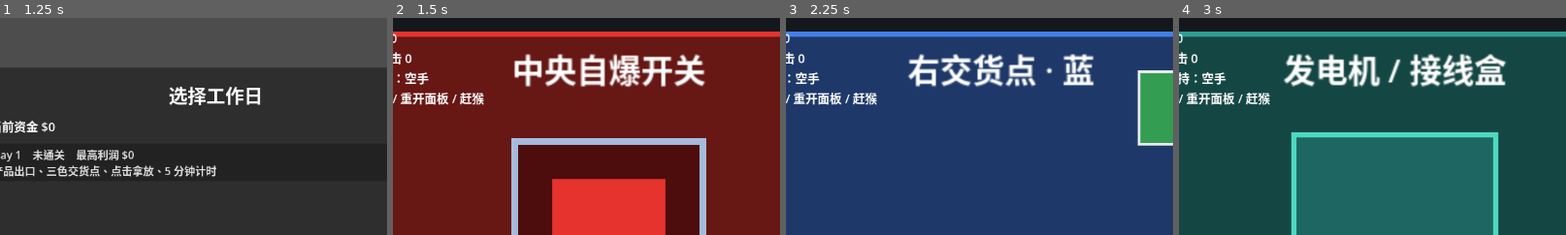
Above: before the commit, frames 1-4 (left to right).
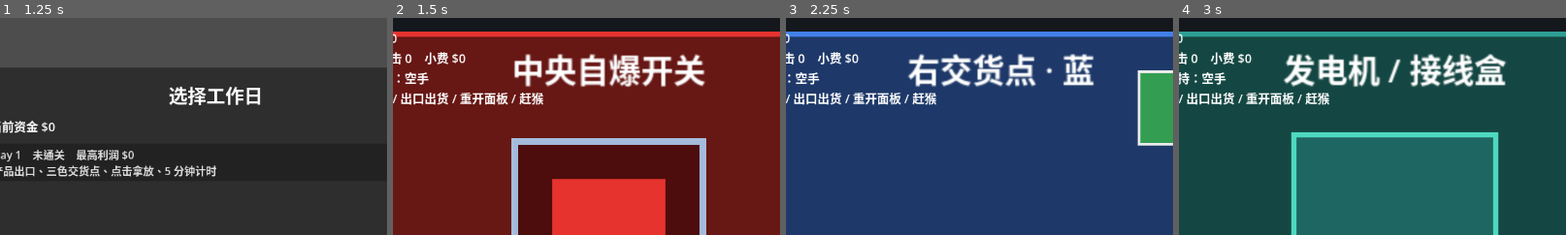
Above: after the commit, the same moments.

Repository: Zhi-Liao-jz/gamejam
Game: Godot game, scene res://scenes/menu/main_menu.tscn
The game is run twice, just before and just after one commit, with the same random seed, the same clock (stepped at 60 frames per second) and the same inputs.
Inputs (mouse positions are % of the whole screen's width and height, from its top left):
- Up to frame 1 (1.25 s): click "新游戏" at 0.5 s
- Up to frame 2 (1.5 s): click "Day 1 未通关 最高利润 $0 产品出口、三色交货点、…" at 1.25 s
- Up to frame 3 (2.25 s): tap Enter at 2 s; move the mouse to (72, 45) at 2.02 s; hold D (move_right) from 2.03 s (still down); tap E (interact) at 2.1 s; click (72, 45) at 2.17 s
- Up to frame 4 (3 s): tap Space (ui_select) at 2.27 s; tap R (retry) at 2.75 s; move the mouse to (30, 55) at 2.77 s; release D (move_right) at 2.78 s; hold S (move_down) from 2.78 s (still down); tap N (next_day) at 2.85 s
The pictures show only the part of the screen within x 22-72%, y 0-50%; the shares and areas given below are measured in that part.

Frame 1 is identical in both runs. In frame 2, 1.6% of the frame differs, in the area x 2-39%, y 15-41%; in frame 3, 1.6%; in frame 4, 1.6%.

Commit message:
重构产品经济与出口出货

Diff:
--- a/global/ledger.gd
+++ b/global/ledger.gd
@@ -1,16 +1,26 @@
 extends Node
-## 2.0 九宫格玩法的当天账本（autoload 名: Ledger）：倒计时 / 利润 / 交货 / 工作阶段标记。
+## 2.0 九宫格玩法的当天账本（autoload 名: Ledger）：倒计时 / 利润 / 经济明细 / 工作阶段标记。
 ## 与 Game 分离——Game 持有跨天的 day/money/存档，本账本只管"当天工作"的瞬时经济。
 
-const PRODUCT_VALUE: int = 20  # 单个产品交货收入
 const DAY_DURATION: float = 300.0  # 正式版每天固定 5 分钟
 const BASE_QUOTA: int = 5  # 第 1 天的交货目标
 const QUOTA_PER_DAY: int = 2  # 之后每天目标递增
+const MIN_PRODUCT_COST: int = 5
+const MAX_PRODUCT_COST: int = 15
+const MIN_BASE_REWARD: int = 15
+const MAX_BASE_REWARD: int = 40
+const COMBO_TIP_STEP: int = 2
+const COMBO_TIP_CAP: int = 20
 
 var time_left: float = DAY_DURATION
 var profit_today: int = 0
 var combo_count: int = 0
 var delivered_today: int = 0  # 当天已交货数量
+var base_reward_today: int = 0
+var product_cost_today: int = 0
+var combo_tip_today: int = 0
+var wrong_delivery_today: int = 0
+var damaged_delivery_today: int = 0
 var working_active: bool = false  # 当前是否"工作中"阶段（产品出口 / 拿放据此启停）
 var day_failed: bool = false  # 当天是否已失败（自爆引爆触发；DayManager 据此转 Failed）
 var power_on: bool = true  # 供电是否正常（发电机被切断则 false；产品出口/加热台据此停摆）
@@ -26,11 +36,61 @@
 	return delivered_today >= quota_today()
 
 
-## 记一次成功交货（累加数量与收入；收入结算时入账）。
-func deliver(value: int) -> void:
+## 随机生成一个产品成本。
+func roll_product_cost() -> int:
+	return randi_range(MIN_PRODUCT_COST, MAX_PRODUCT_COST)
+
+
+## 随机生成一个产品基础收益。
+func roll_product_reward() -> int:
+	return randi_range(MIN_BASE_REWARD, MAX_BASE_REWARD)
+
+
+## 当前连击数对应的小费；成功交货后才增加连击。
+func current_combo_tip() -> int:
+	return mini(combo_count * COMBO_TIP_STEP, COMBO_TIP_CAP)
+
+
+## 记一次成功交货：基础收益 - 成本 + 连击小费。返回本次利润变化。
+func deliver(product: Product) -> int:
+	var tip := current_combo_tip()
+	var delta := product.base_reward - product.cost + tip
 	delivered_today += 1
-	profit_today += value
+	base_reward_today += product.base_reward
+	product_cost_today += product.cost
+	combo_tip_today += tip
+	profit_today += delta
 	combo_count += 1
+	return delta
+
+
+## 记一次错误交付：扣成本并中断连击。返回本次利润变化。
+func record_wrong_delivery(product: Product, is_damaged: bool = false) -> int:
+	var delta := -product.cost
+	product_cost_today += product.cost
+	profit_today += delta
+	combo_count = 0
+	if is_damaged:
+		damaged_delivery_today += 1
+	else:
+		wrong_delivery_today += 1
+	return delta
+
+
+## 当天结算面板使用的数据包。
+func summary_data() -> Dictionary:
+	return {
+		"day": Game.day,
+		"delivered": delivered_today,
+		"quota": quota_today(),
+		"profit": profit_today,
+		"combo": combo_count,
+		"base_reward": base_reward_today,
+		"cost": product_cost_today,
+		"tip": combo_tip_today,
+		"wrong": wrong_delivery_today,
+		"damaged": damaged_delivery_today,
+	}
 
 
 ## 推进当天倒计时。返回当天是否到点结束。
@@ -47,6 +107,11 @@
 	profit_today = 0
 	combo_count = 0
 	delivered_today = 0
+	base_reward_today = 0
+	product_cost_today = 0
+	combo_tip_today = 0
+	wrong_delivery_today = 0
+	damaged_delivery_today = 0
 	day_failed = false
 	power_on = true
 
--- a/scenes/main_grid.tscn
+++ b/scenes/main_grid.tscn
@@ -63,17 +63,17 @@
 theme_override_font_sizes/font_size = 18
 
 [node name="SummaryPanel" type="Panel" parent="UI/GridHud"]
-offset_left = 340.0
-offset_top = 170.0
-offset_right = 760.0
-offset_bottom = 400.0
+offset_left = 310.0
+offset_top = 130.0
+offset_right = 810.0
+offset_bottom = 470.0
 mouse_filter = 2
 
 [node name="Label" type="Label" parent="UI/GridHud/SummaryPanel"]
 offset_left = 24.0
 offset_top = 24.0
-offset_right = 396.0
-offset_bottom = 206.0
+offset_right = 476.0
+offset_bottom = 316.0
 theme_override_font_sizes/font_size = 20
 horizontal_alignment = 1
 vertical_alignment = 1
--- a/scripts/day/grid_settlement.gd
+++ b/scripts/day/grid_settlement.gd
@@ -4,14 +4,7 @@
 
 func enter(_msg: Dictionary = {}) -> void:
 	Ledger.working_active = false
-	var data := {
-		"day": Game.day,
-		"delivered": Ledger.delivered_today,
-		"quota": Ledger.quota_today(),
-		"profit": Ledger.profit_today,
-		"combo": Ledger.combo_count,
-	}
-	EventBus.push_event("day_summary", data)
+	EventBus.push_event("day_summary", Ledger.summary_data())
 
 
 func update(_delta: float) -> void:
--- a/scripts/entities/hand.gd
+++ b/scripts/entities/hand.gd
@@ -6,6 +6,7 @@
 var _held: Product = null
 
 @onready var room_manager := get_node("../RoomManager") as RoomManager
+@onready var product_exit := get_node("../ProductExit") as ProductExit
 
 
 func _ready() -> void:
@@ -24,10 +25,11 @@
 	if click == null or click.button_index != MOUSE_BUTTON_LEFT or not click.pressed:
 		return
 	var pos := get_global_mouse_position()
-	# 点击优先级：赶猴子 > 重开面板 > 重置自爆 > 修发电机 > 拿放产品（持有产品时也能先处理威胁）
+	# 点击优先级：赶猴子 > 重开面板 > 出口按钮 > 重置自爆 > 修发电机 > 拿放产品
 	if (
 		_try_shoo_monkey(pos)
 		or _try_open_panel(pos)
+		or _try_spawn_from_exit(pos)
 		or _try_reset_self_destruct(pos)
 		or _try_repair_power(pos)
 	):
@@ -60,6 +62,18 @@
 	if panel == null:
 		return false
 	panel.open()
+	return true
+
+
+## 点击产品出口面板按钮 → 生成一个产品；失败也消费这次点击，避免误拿面板下的产品。
+func _try_spawn_from_exit(world_pos: Vector2) -> bool:
+	var room := room_manager.current_room_node()
+	if room == null or room.role != &"product_exit":
+		return false
+	if not room.has_panel() or not room.control_panel.global_rect().has_point(world_pos):
+		return false
+	if product_exit != null:
+		product_exit.try_spawn_product()
 	return true
 
 
@@ -104,16 +118,16 @@
 	if room == null:
 		return
 	if room.is_delivery():
-		if room.color_key == _held.color_key:
-			if not room.panel_open():
-				return  # 面板被猴子关闭：放上去也不结算，保持持有，先去点面板重开
-			if not _held.is_deliverable():
-				return  # 生料需先去加热台 / 已烧焦报废：不结算，保持持有
-			Ledger.deliver(_held.value)
+		if not room.panel_open():
+			return  # 面板被猴子关闭：放上去也不结算，保持持有，先去点面板重开
+		if room.color_key == _held.color_key and _held.is_deliverable():
+			Ledger.deliver(_held)
 			SoundManager.play("boop")
-			_held.queue_free()
-			_clear_held()
-		# 颜色不符：保持持有，玩家自己换交货点（P1 不罚分）
+		else:
+			Ledger.record_wrong_delivery(_held, _held.is_damaged)
+			SoundManager.play("alarm")
+		_held.queue_free()
+		_clear_held()
 		return
 	# 非交货点房间：把产品放进当前房间
 	room.add_product(_held, room.contents.to_local(get_global_mouse_position()))
--- a/scripts/ui/grid_hud.gd
+++ b/scripts/ui/grid_hud.gd
@@ -119,8 +119,8 @@
 		warn += "\n⚡ 停电！产品出口 / 加热台停摆，切到右下修复"
 	info_label.text = (
 		(
-			"第 %d 天    剩余 %s    存款 $%d\n今日利润 $%d    交货 %d / %d    连击 %d\n监控中：%s    手持：%s\n"
-			+ "[WASD] 切监控    [左键] 拿放 / 重开面板 / 赶猴%s"
+			"第 %d 天    剩余 %s    存款 $%d\n今日利润 $%d    交货 %d / %d    连击 %d    小费 $%d\n监控中：%s    手持：%s\n"
+			+ "[WASD] 切监控    [左键] 拿放 / 出口出货 / 重开面板 / 赶猴%s"
 		)
 		% [
 			Game.day,
@@ -130,6 +130,7 @@
 			Ledger.delivered_today,
 			Ledger.quota_today(),
 			Ledger.combo_count,
+			Ledger.current_combo_tip(),
 			room_name,
 			_held_text,
 			warn,
@@ -156,8 +157,29 @@
 func _on_day_summary(data: Dictionary) -> void:
 	summary_panel.visible = true
 	summary_label.text = (
-		"第 %d 天 完成！\n\n交货 %d / %d\n当前连击 %d\n今日利润 $%d\n\n[N] 进入下一天"
-		% [data["day"], data["delivered"], data["quota"], data["combo"], data["profit"]]
+		(
+			"第 %d 天 完成！\n\n"
+			+ "交货 %d / %d\n"
+			+ "当前连击 %d\n"
+			+ "基础收益 +$%d\n"
+			+ "连击小费 +$%d\n"
+			+ "产品成本 -$%d\n"
+			+ "误交 %d    损坏 %d\n"
+			+ "今日利润 $%d\n\n"
+			+ "[N] 进入下一天"
+		)
+		% [
+			data["day"],
+			data["delivered"],
+			data["quota"],
+			data["combo"],
+			data["base_reward"],
+			data["tip"],
+			data["cost"],
+			data["wrong"],
+			data["damaged"],
+			data["profit"],
+		]
 	)
 
 
--- a/scripts/world/product.gd
+++ b/scripts/world/product.gd
@@ -1,6 +1,6 @@
 class_name Product
 extends Node2D
-## 待搬运的产品：有颜色，需送到同色交货点。部分产品是"生料"，需先在加热台加工才能交货（P4）。
+## 待搬运的产品：有颜色、成本和收益。部分产品是"生料"，需先在加热台加工才能交货。
 
 const SIZE := Vector2(60.0, 60.0)
 const HEAT_TIME := 3.0  # 生料加热到熟所需秒数
@@ -8,7 +8,10 @@
 
 var color_key: StringName = &""  # 颜色键：red / blue / green（与交货点房间匹配）
 var tint := Color.WHITE
-var value: int = 0
+var cost: int = 0
+var base_reward: int = 0
+var is_processed: bool = false
+var is_damaged: bool = false
 var current_room: int = -1
 var requires_heat: bool = false  # 是否生料（需加热才能交货）
 var heated: bool = false  # 是否已加热到熟
@@ -16,12 +19,20 @@
 var heat_progress: float = 0.0  # 在加热台累计受热时间
 
 
-## 写入产品的颜色、价值、是否生料。
-func setup(key: StringName, color: Color, product_value: int, raw: bool = false) -> void:
+## 写入产品的颜色、经济数值、是否生料。
+func setup(
+	key: StringName, color: Color, product_cost: int, product_reward: int, raw: bool = false
+) -> void:
 	color_key = key
 	tint = color
-	value = product_value
+	cost = product_cost
+	base_reward = product_reward
 	requires_heat = raw
+	is_processed = not raw
+	is_damaged = false
+	heated = false
+	burned = false
+	heat_progress = 0.0
 	queue_redraw()
 
 
@@ -32,7 +43,7 @@
 
 ## 是否可交货：未烧焦，且（无需加热 或 已加热）。
 func is_deliverable() -> bool:
-	return not burned and (not requires_heat or heated)
+	return not is_damaged and (not requires_heat or is_processed)
 
 
 ## 由加热台逐帧推进受热：到点变熟，再过头则烧焦。返回状态是否刚发生变化。
@@ -43,9 +54,11 @@
 	var changed := false
 	if not heated and heat_progress >= HEAT_TIME:
 		heated = true
+		is_processed = true
 		changed = true
 	elif heated and heat_progress >= HEAT_TIME + BURN_TIME:
 		burned = true
+		is_damaged = true
 		changed = true
 	queue_redraw()
 	return changed
--- a/scripts/world/product_exit.gd
+++ b/scripts/world/product_exit.gd
@@ -1,9 +1,8 @@
 class_name ProductExit
 extends Node2D
-## 产品出口：工作阶段定时在"产品出口"房间吐出随机颜色的产品。
-## 颜色取自当前交货点房间，保证每个产品都有对应交货点。P1 只做"定时出货 + 积压封顶"。
+## 产品出口：玩家或后续猴子点击出口按钮后，在"产品出口"房间生成随机颜色产品。
+## 颜色取自当前交货点房间，保证每个产品都有对应交货点。
 
-const SPAWN_INTERVAL := 3.0  # 出货间隔（秒）
 const MAX_WAITING := 4  # 出口房间内最多积压的产品数
 const SLOT_PER_ROW := 4  # 摆放槽位每行数量
 const SLOT_START_X := -180.0  # 出口房间内产品摆放起始 x（房间局部坐标）
@@ -11,52 +10,47 @@
 
 @export var product_scene: PackedScene
 
-var _timer: Timer
-
 @onready var room_manager := get_node("../RoomManager") as RoomManager
 
 
-func _ready() -> void:
-	EventBus.subscribe("work_started", _on_work_started)
-	_timer = Timer.new()
-	_timer.wait_time = SPAWN_INTERVAL
-	_timer.timeout.connect(_on_timer_timeout)
-	add_child(_timer)
-
-
-func _on_work_started() -> void:
-	_timer.start()  # 工作阶段才开始计时
-	_try_spawn.call_deferred()  # 首件立即出（延后一帧确保房间已建好）
-
-
-func _on_timer_timeout() -> void:
-	_try_spawn()
-
-
-func _try_spawn() -> void:
-	if not Ledger.working_active:
-		return
-	if not Ledger.power_on:
-		return  # 停电 → 出口停止出货（P6）
-	var exit_room := room_manager.find_room_by_role(&"product_exit")
+## 尝试生成一个产品。成功返回 true，失败由调用方决定是否给提示。
+func try_spawn_product() -> bool:
+	var exit_room := _available_exit_room()
 	if exit_room == null:
-		return
-	if not exit_room.panel_open():
-		return  # 出口面板被猴子关闭 → 停止出货
+		return false
 	var waiting := exit_room.products().size()
 	if waiting >= MAX_WAITING:
-		return
+		return false
 	var targets := room_manager.delivery_rooms()
 	if targets.is_empty():
-		return
+		return false
 	var target: Room = targets[randi() % targets.size()]
 	var raw := Game.day >= 4 and randf() < 0.4  # 第4天起约四成产品是生料，需先去加热台
 	var product: Product = product_scene.instantiate()
-	product.setup(target.color_key, target.accent, Ledger.PRODUCT_VALUE, raw)
+	product.setup(
+		target.color_key,
+		target.accent,
+		Ledger.roll_product_cost(),
+		Ledger.roll_product_reward(),
+		raw
+	)
 	exit_room.add_product(product, _slot_position(waiting))
+	SoundManager.play("boop")
+	return true
 
 
 ## 出口房间内第 index 个产品的摆放槽位（底部排布）。
 func _slot_position(index: int) -> Vector2:
 	var col := index % SLOT_PER_ROW
 	return Vector2(SLOT_START_X + col * SLOT_SPACING, 90.0)
+
+
+func _available_exit_room() -> Room:
+	if not Ledger.working_active:
+		return null
+	if not Ledger.power_on:
+		return null
+	var exit_room := room_manager.find_room_by_role(&"product_exit")
+	if exit_room == null or not exit_room.panel_open():
+		return null
+	return exit_room
--- a/scripts/world/room_manager.gd
+++ b/scripts/world/room_manager.gd
@@ -70,6 +70,7 @@
 
 
 func _ready() -> void:
+	EventBus.subscribe("work_started", _on_work_started)
 	_build_rooms()
 	_build_panels()
 	_build_self_destruct()
@@ -145,6 +146,13 @@
 		if room.has_panel():
 			result.append(room)
 	return result
+
+
+## 清空所有房间内未交付的产品。每天重新开始时调用，避免上一天产品污染新账本。
+func clear_products() -> void:
+	for room: Room in _rooms:
+		for product: Product in room.products():
+			product.queue_free()
 
 
 ## 房间图上从 from_id 到 to_id 的"第一步"房间 id（BFS）；不可达返回 -1。供猴子逐格寻路。
@@ -250,3 +258,7 @@
 		if LAYOUT[i]["grid"] == grid:
 			return i
 	return -1
+
+
+func _on_work_started() -> void:
+	clear_products()
Not shown, added: scenes/menu/day_select.gd.uid
Not shown, changed: 代码规范.md
Not shown, changed: 功能2.0_清理版.md
Not shown, changed: 正式版迁移计划.md
